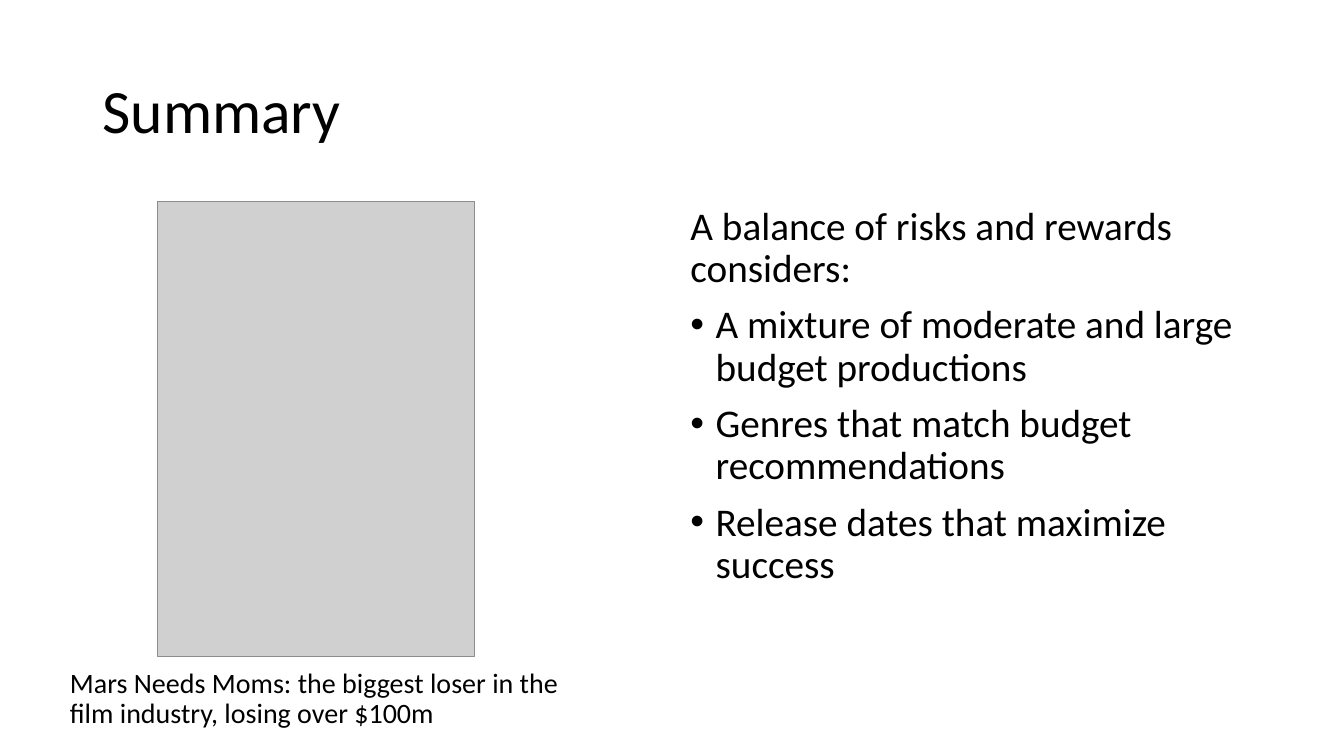
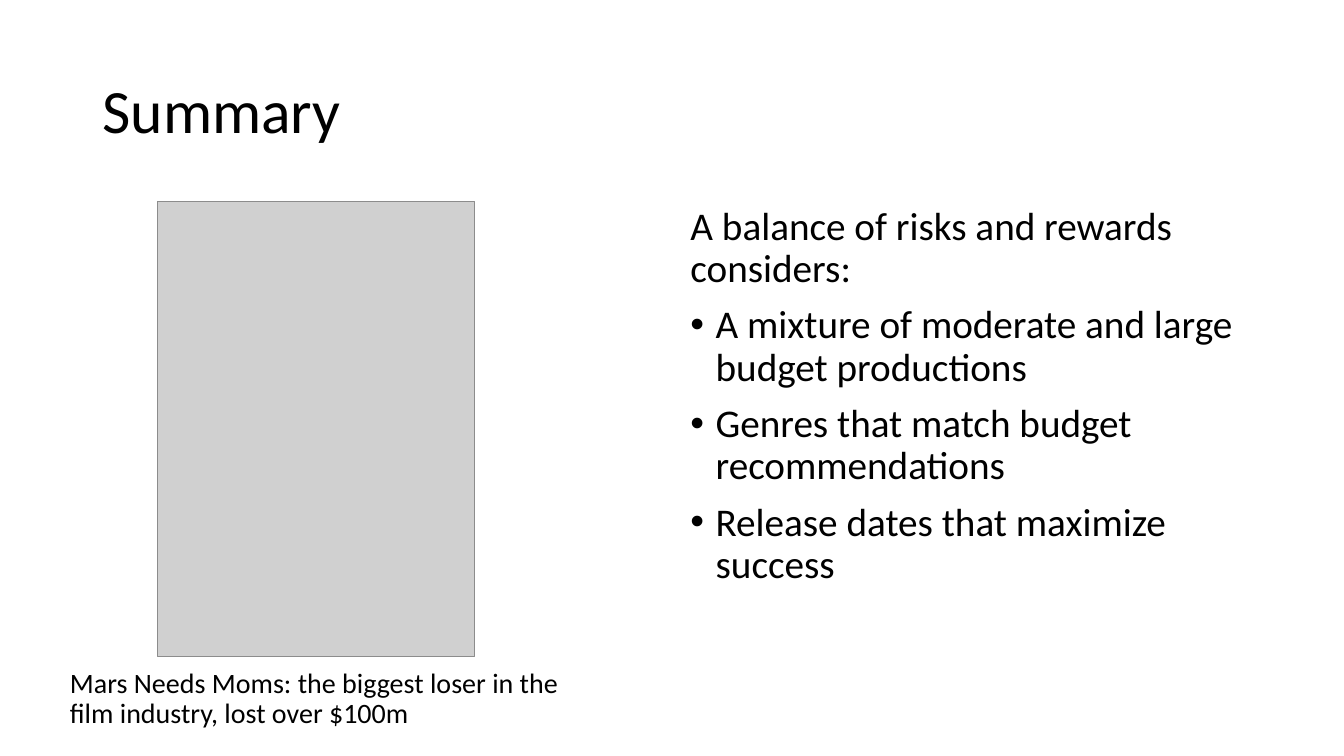
Before and after one commit to john-c-simmons/microsoft_film_reccomendation, a slide deck: slide 2 of MS_movie_JCDP 3.pptx. Drawn at 1344x756 pixels with LibreOffice and Linux fonts; fonts in the diff are those of the drawing; grey boxes stand for pictures. Boxes give left, top, right and bottom in pixels: in the first picture for what was removed or moved away, otherwise in the second. Text is boxed around its words. In the diff, an @@ line names an element or a change of style, - is before the commit and + after.

```diff
--- a/MS_movie_JCDP 3.pptx
+++ b/MS_movie_JCDP 3.pptx
@@ text at [70,673,558,728]: text changed @@
-Mars Needs Moms: the biggest loser in the film industry, losing over $100m
+Mars Needs Moms: the biggest loser in the film industry, lost over $100m
```
Also in this commit, not shown: 2 other slides changed.
